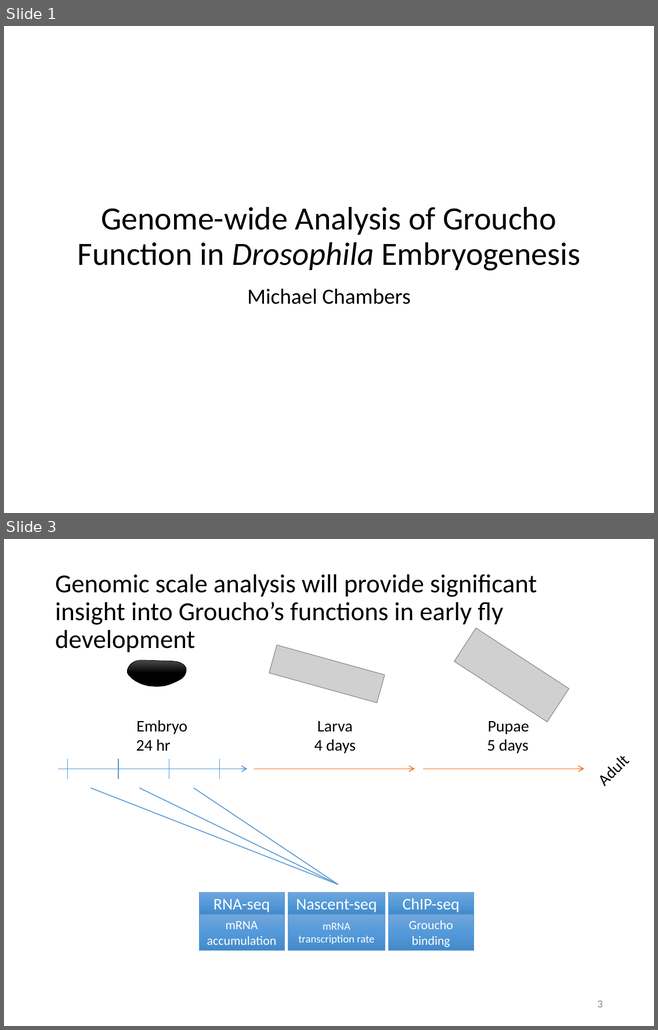
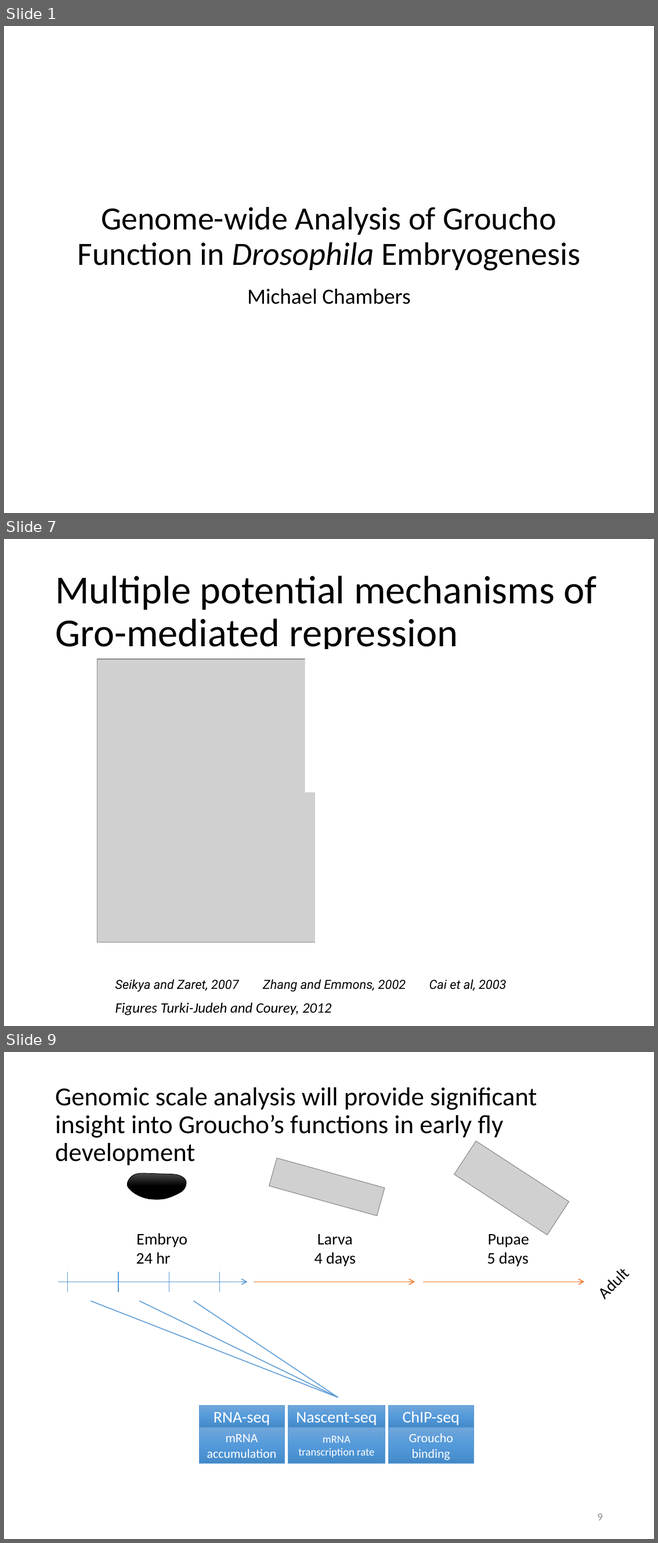
Before and after one commit to mdchambers/dissertation, a slide deck: presentations/defense.pptx. Shown one above the other, each under a label of ours: slides 1 and 3 before the commit, slides 1, 7 and 9 after it; the slides between them are not shown. The pictures are 658x1030 and 658x1543 pixels, drawn with LibreOffice and Linux fonts; fonts in the diff are those of the drawing; grey boxes stand for pictures. Boxes give left, top, right and bottom in pixels: in the first picture for what was removed or moved away, otherwise in the second. Text is boxed around its words. In the diff, an @@ line names an element or a change of style, - is before the commit and + after.

```diff
--- a/presentations/defense.pptx
+++ b/presentations/defense.pptx
@@ slide 7 added at box(4, 539, 654, 1026), background #FFFFFF @@
@@ title added at box(55, 576, 597, 649), 44 pt, text #000000 @@
+Multiple potential mechanisms of Gro-mediated repression
@@ picture added at box(97, 659, 491, 943) @@
@@ rectangle added at box(305, 649, 573, 792), fill #FFFFFF @@
@@ rectangle added at box(315, 784, 583, 956), fill #FFFFFF @@
@@ text added at box(115, 979, 239, 992), 14 pt, text #000000, italic @@
+Seikya and Zaret, 2007
@@ text added at box(263, 979, 406, 992), 14 pt, text #000000, italic @@
+Zhang and Emmons, 2002
@@ text added at box(429, 979, 506, 991), 14 pt, text #000000, italic @@
+Cai et al, 2003
@@ text added at box(115, 1002, 331, 1016), 16 pt, text #000000, italic @@
+Figures Turki-Judeh and Courey, 2012
@@ what was slide 3 is now slide 9 @@
@@ page number at box(597, 1514, 602, 1521): text changed @@
-3
+9
```
Also in this commit, not shown: 2 slides changed, 4 other slides added, 4 other files.
